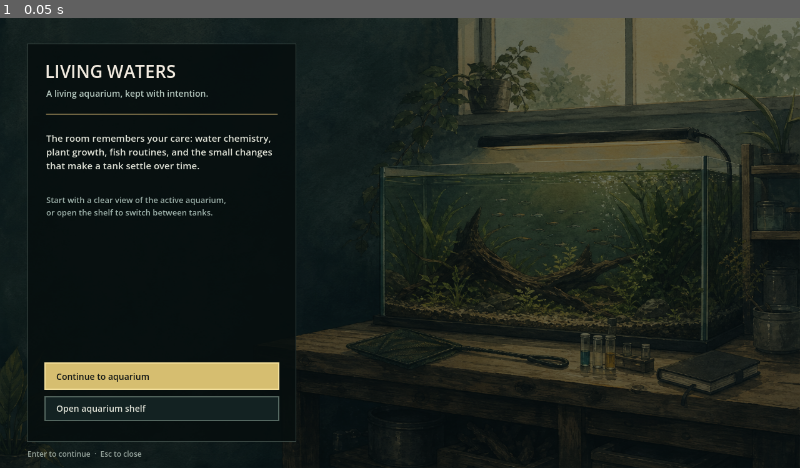
Above: before the commit, frame 1.
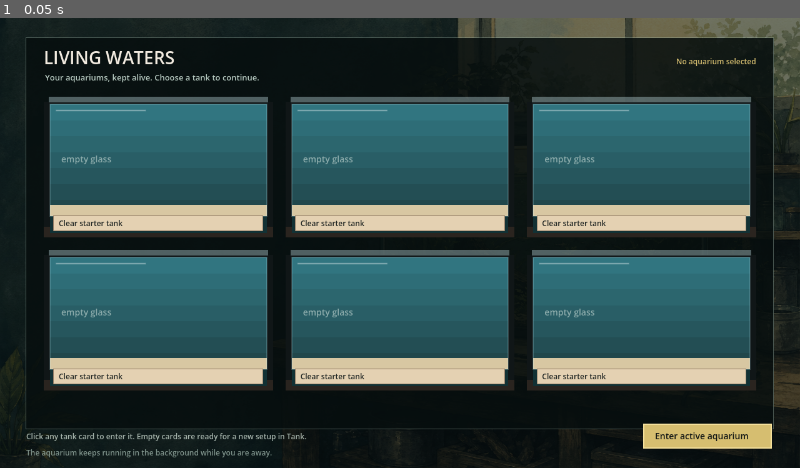
Above: after the commit, the same moment.

Repository: EgeDorukDeveci/living-waters
Game: Godot game, scene res://scenes/main.tscn
The game is run twice, just before and just after one commit, with the same random seed, the same clock (stepped at 60 frames per second) and the same inputs.
Inputs:
- Up to frame 1 (0.05 s): no input

The runs differ from the first frame. In frame 1, 60% of the frame differs, in the area x 3-97%, y 4-98%.

Commit message:
Make aquarium shelf the landing screen

Diff:
--- a/scripts/Main.gd
+++ b/scripts/Main.gd
@@ -53,11 +53,8 @@
 var opening_background_texture: Texture2D
 var time_accum := 0.0
 var opening_screen := true
-var opening_shelf_view := false
 var opening_cards: Array[Dictionary] = []
 var opening_enter_rect := Rect2()
-var opening_shelf_rect := Rect2()
-var opening_back_rect := Rect2()
 
 var side_panel: PanelContainer
 var panel: VBoxContainer
@@ -147,9 +144,8 @@
 	if what == NOTIFICATION_RESIZED:
 		_layout_ui()
 
-func _set_opening_mode(enabled: bool, shelf_view: bool = false) -> void:
+func _set_opening_mode(enabled: bool) -> void:
 	opening_screen = enabled
-	opening_shelf_view = shelf_view if enabled else false
 	if title_label:
 		title_label.visible = not enabled
 	if status_label:
@@ -163,24 +159,14 @@
 	queue_redraw()
 
 func _handle_opening_click(mouse: Vector2) -> void:
-	if opening_shelf_view:
-		for card in opening_cards:
-			var rect: Rect2 = card.get("rect", Rect2())
-			if rect.has_point(mouse):
-				var aquarium_id := str(card.get("id", ""))
-				if aquarium_id != "":
-					_write_command({"action": "select_aquarium", "aquarium_id": aquarium_id})
-					_set_opening_mode(false)
-					return
-		if opening_back_rect.has_point(mouse):
-			_set_opening_mode(true)
-			return
-		if opening_enter_rect.has_point(mouse):
-			_set_opening_mode(false)
-		return
-	if opening_shelf_rect.has_point(mouse):
-		_set_opening_mode(true, true)
-		return
+	for card in opening_cards:
+		var rect: Rect2 = card.get("rect", Rect2())
+		if rect.has_point(mouse):
+			var aquarium_id := str(card.get("id", ""))
+			if aquarium_id != "":
+				_write_command({"action": "select_aquarium", "aquarium_id": aquarium_id})
+				_set_opening_mode(false)
+				return
 	if opening_enter_rect.has_point(mouse):
 		_set_opening_mode(false)
 
@@ -189,10 +175,7 @@
 		if event is InputEventMouseButton and event.button_index == MOUSE_BUTTON_LEFT and event.pressed:
 			_handle_opening_click(event.position)
 		elif event is InputEventKey and event.pressed and event.keycode in [KEY_ENTER, KEY_SPACE, KEY_ESCAPE]:
-			if opening_shelf_view:
-				_set_opening_mode(true)
-			else:
-				_set_opening_mode(false)
+			_set_opening_mode(false)
 		return
 	if notebook_open and event is InputEventKey and event.pressed and event.keycode == KEY_ESCAPE:
 		_toggle_notebook(false)
@@ -362,10 +345,7 @@
 	_draw_front_glass()
 
 func _draw_opening_screen() -> void:
-	if opening_shelf_view:
-		_draw_opening_shelf()
-	else:
-		_draw_opening_welcome()
+	_draw_opening_shelf()
 
 func _draw_opening_backdrop() -> void:
 	if opening_background_texture:
@@ -374,47 +354,27 @@
 		draw_rect(Rect2(Vector2.ZERO, size), Color("#0a1111"), true)
 	draw_rect(Rect2(Vector2.ZERO, size), Color(0.02, 0.05, 0.05, 0.42), true)
 
-func _draw_opening_welcome() -> void:
-	opening_cards.clear()
-	opening_enter_rect = Rect2()
-	opening_shelf_rect = Rect2()
-	opening_back_rect = Rect2()
-	var font := get_theme_default_font()
-	_draw_opening_backdrop()
-	var panel_rect := Rect2(Vector2(44, 42), Vector2(min(430.0, size.x * 0.38), size.y - 84.0))
-	draw_rect(panel_rect, Color(0.025, 0.055, 0.055, 0.88), true)
-	draw_rect(panel_rect, Color(0.72, 0.82, 0.76, 0.30), false, 1.0)
-	draw_string(font, panel_rect.position + Vector2(28, 54), "LIVING WATERS", HORIZONTAL_ALIGNMENT_LEFT, -1, 28, Color("#f1eadf"))
-	draw_string(font, panel_rect.position + Vector2(30, 84), "A living aquarium, kept with intention.", HORIZONTAL_ALIGNMENT_LEFT, -1, 14, Color("#b8cbc2"))
-	draw_line(panel_rect.position + Vector2(30, 112), panel_rect.position + Vector2(panel_rect.size.x - 30, 112), Color("#b69d64"), 1.0, true)
-	draw_string(font, panel_rect.position + Vector2(30, 156), "The room remembers your care: water chemistry,", HORIZONTAL_ALIGNMENT_LEFT, -1, 15, Color("#e1e3d8"))
-	draw_string(font, panel_rect.position + Vector2(30, 178), "plant growth, fish routines, and the small changes", HORIZONTAL_ALIGNMENT_LEFT, -1, 15, Color("#e1e3d8"))
-	draw_string(font, panel_rect.position + Vector2(30, 200), "that make a tank settle over time.", HORIZONTAL_ALIGNMENT_LEFT, -1, 15, Color("#e1e3d8"))
-	draw_string(font, panel_rect.position + Vector2(30, 254), "Start with a clear view of the active aquarium,", HORIZONTAL_ALIGNMENT_LEFT, -1, 13, Color("#9db1aa"))
-	draw_string(font, panel_rect.position + Vector2(30, 274), "or open the shelf to switch between tanks.", HORIZONTAL_ALIGNMENT_LEFT, -1, 13, Color("#9db1aa"))
-	opening_enter_rect = Rect2(panel_rect.position + Vector2(28, panel_rect.size.y - 126), Vector2(panel_rect.size.x - 56, 42))
-	_draw_opening_button(opening_enter_rect, "Continue to aquarium", true)
-	opening_shelf_rect = Rect2(panel_rect.position + Vector2(28, panel_rect.size.y - 72), Vector2(panel_rect.size.x - 56, 38))
-	_draw_opening_button(opening_shelf_rect, "Open aquarium shelf", false)
-	draw_string(font, Vector2(44, size.y - 18), "Enter to continue  ·  Esc to close", HORIZONTAL_ALIGNMENT_LEFT, -1, 12, Color(0.82, 0.88, 0.84, 0.70))
-
 func _draw_opening_shelf() -> void:
 	opening_cards.clear()
 	opening_enter_rect = Rect2()
-	opening_shelf_rect = Rect2()
-	opening_back_rect = Rect2()
 	var font := get_theme_default_font()
 	_draw_opening_backdrop()
-	var shelf_rect := Rect2(Vector2(34, 30), Vector2(min(800.0, size.x * 0.62), size.y - 60.0))
-	draw_rect(shelf_rect, Color(0.025, 0.055, 0.055, 0.86), true)
-	draw_rect(shelf_rect, Color(0.72, 0.82, 0.76, 0.30), false, 1.0)
-	draw_string(font, shelf_rect.position + Vector2(26, 42), "AQUARIUM SHELF", HORIZONTAL_ALIGNMENT_LEFT, -1, 24, Color("#f1eadf"))
-	draw_string(font, shelf_rect.position + Vector2(28, 68), "Choose a living system to enter. The background caretaker keeps each one moving.", HORIZONTAL_ALIGNMENT_LEFT, -1, 12, Color("#b8cbc2"))
-	var rack := Rect2(shelf_rect.position + Vector2(22, 96), Vector2(shelf_rect.size.x - 44, shelf_rect.size.y - 166))
+	var shelf_rect := Rect2(Vector2(42, 32), size - Vector2(84, 94))
+	draw_rect(shelf_rect, Color(0.025, 0.055, 0.055, 0.84), true)
+	draw_rect(shelf_rect, Color(0.72, 0.82, 0.76, 0.38), false, 1.0)
+	draw_string(font, shelf_rect.position + Vector2(28, 42), "LIVING WATERS", HORIZONTAL_ALIGNMENT_LEFT, -1, 28, Color("#f1eadf"))
+	draw_string(font, shelf_rect.position + Vector2(30, 68), "Your aquariums, kept alive. Choose a tank to continue.", HORIZONTAL_ALIGNMENT_LEFT, -1, 13, Color("#b8cbc2"))
+	var active_label := "No aquarium selected"
+	for item in aquarium_index.get("aquariums", []):
+		if str(item.get("id", "")) == _active_aquarium_id():
+			active_label = "Active now · %s" % str(item.get("name", "Aquarium"))
+			break
+	draw_string(font, shelf_rect.position + Vector2(shelf_rect.size.x - 270, 42), active_label, HORIZONTAL_ALIGNMENT_RIGHT, 242, 12, Color("#d6be70"))
+	var rack := Rect2(shelf_rect.position + Vector2(28, 94), Vector2(shelf_rect.size.x - 56, shelf_rect.size.y - 156))
 	var items: Array = aquarium_index.get("aquariums", [])
-	var cols := 2 if size.x < 1100.0 else 3
-	var rows := 2
-	var gap := 18.0
+	var cols := 2 if size.x < 1050.0 else 3
+	var rows := maxi(2, ceili(float(maxi(items.size(), 1)) / float(cols)))
+	var gap := 20.0
 	var card_w := (rack.size.x - gap * float(cols - 1)) / float(cols)
 	var card_h := (rack.size.y - gap * float(rows - 1)) / float(rows)
 	for index in range(cols * rows):
@@ -425,11 +385,10 @@
 		if index < items.size() and typeof(items[index]) == TYPE_DICTIONARY:
 			item = items[index]
 		_draw_opening_tank_card(rect, item, index)
-	opening_back_rect = Rect2(shelf_rect.position + Vector2(24, shelf_rect.size.y - 50), Vector2(124, 34))
-	_draw_opening_button(opening_back_rect, "Back", false)
-	opening_enter_rect = Rect2(shelf_rect.end - Vector2(202, 50), Vector2(178, 34))
-	_draw_opening_button(opening_enter_rect, "Enter aquarium", true)
-	draw_string(font, Vector2(shelf_rect.position.x, size.y - 14), "Click a tank card to select it  ·  Empty cards become new tanks in Tank", HORIZONTAL_ALIGNMENT_LEFT, -1, 12, Color(0.82, 0.88, 0.84, 0.70))
+	opening_enter_rect = Rect2(Vector2(size.x - 250, size.y - 70), Vector2(204, 38))
+	_draw_opening_button(opening_enter_rect, "Enter active aquarium", true)
+	draw_string(font, Vector2(42, size.y - 46), "Click any tank card to enter it. Empty cards are ready for a new setup in Tank.", HORIZONTAL_ALIGNMENT_LEFT, -1, 12, Color(0.82, 0.88, 0.84, 0.78))
+	draw_string(font, Vector2(42, size.y - 20), "The aquarium keeps running in the background while you are away.", HORIZONTAL_ALIGNMENT_LEFT, -1, 12, Color(0.64, 0.73, 0.69, 0.75))
 
 func _draw_opening_button(rect: Rect2, label: String, primary: bool) -> void:
 	var fill := Color("#d6be70") if primary else Color(0.08, 0.14, 0.14, 0.92)
@@ -776,7 +735,7 @@
 	aquarium_shelf_button.text = "Aquarium shelf"
 	aquarium_shelf_button.custom_minimum_size = Vector2(322, 34)
 	_style_button(aquarium_shelf_button, "primary")
-	aquarium_shelf_button.pressed.connect(func(): _set_opening_mode(true, true))
+	aquarium_shelf_button.pressed.connect(func(): _set_opening_mode(true))
 	header.add_child(aquarium_shelf_button)
 
 	var tabs := TabContainer.new()
@@ -1322,8 +1281,8 @@
 	notebook_right_page_label = right_page.get_node("PageBox/PageNumber") as Label
 	notebook_left_sketch = left_page.get_node("PageBox/PageSketch") as TextureRect
 	notebook_right_sketch = right_page.get_node("PageBox/PageSketch") as TextureRect
-	research_label = left_page.get_node("PageBox/PageScroll/PageText") as Label
-	notebook_right_label = right_page.get_node("PageBox/PageScroll/PageText") as Label
+	research_label = left_page.get_node("PageBox/PageScroll/PageContent/PageText") as Label
+	notebook_right_label = right_page.get_node("PageBox/PageScroll/PageContent/PageText") as Label
 
 	var controls := HBoxContainer.new()
 	controls.alignment = BoxContainer.ALIGNMENT_CENTER
@@ -1377,18 +1336,27 @@
 	scroll.size_flags_horizontal = Control.SIZE_EXPAND_FILL
 	scroll.size_flags_vertical = Control.SIZE_EXPAND_FILL
 	page_box.add_child(scroll)
+	var page_content := VBoxContainer.new()
+	page_content.name = "PageContent"
+	page_content.add_theme_constant_override("separation", 12)
+	page_content.size_flags_horizontal = Control.SIZE_EXPAND_FILL
+	page_content.size_flags_vertical = Control.SIZE_EXPAND_FILL
+	scroll.add_child(page_content)
 	var text := _make_label("", 15, Color("#2d2418"), true)
 	text.name = "PageText"
 	text.add_theme_constant_override("line_spacing", 4)
 	text.size_flags_horizontal = Control.SIZE_EXPAND_FILL
-	scroll.add_child(text)
+	text.size_flags_vertical = Control.SIZE_SHRINK_BEGIN
+	page_content.add_child(text)
 	var sketch := TextureRect.new()
 	sketch.name = "PageSketch"
-	sketch.custom_minimum_size = Vector2(0, 210)
+	sketch.custom_minimum_size = Vector2(0, 112)
+	sketch.size_flags_horizontal = Control.SIZE_EXPAND_FILL
+	sketch.size_flags_vertical = Control.SIZE_EXPAND_FILL
 	sketch.expand_mode = TextureRect.EXPAND_IGNORE_SIZE
 	sketch.stretch_mode = TextureRect.STRETCH_KEEP_ASPECT_CENTERED
 	sketch.modulate = Color(0.25, 0.20, 0.14, 0.90)
-	page_box.add_child(sketch)
+	page_content.add_child(sketch)
 	return page
 
 func _layout_ui() -> void:
@@ -2114,11 +2082,11 @@
 	if notebook_left_sketch:
 		var left_key := notebook_page_sketches[left_index] if left_index < notebook_page_sketches.size() else "cycle"
 		notebook_left_sketch.texture = journal_sketch_textures.get(left_key, null)
-		notebook_left_sketch.visible = notebook_left_sketch.texture != null
+		_layout_notebook_sketch(notebook_left_sketch, str(notebook_pages[left_index]) if left_index < notebook_pages.size() else "")
 	if notebook_right_sketch:
 		var right_key := notebook_page_sketches[right_index] if right_index < notebook_page_sketches.size() else "cycle"
 		notebook_right_sketch.texture = journal_sketch_textures.get(right_key, null) if right_index < notebook_pages.size() else null
-		notebook_right_sketch.visible = notebook_right_sketch.texture != null
+		_layout_notebook_sketch(notebook_right_sketch, str(notebook_pages[right_index]) if right_index < notebook_pages.size() else "")
 	if notebook_left_page_label:
 		notebook_left_page_label.text = "Page %d of %d  ·  %s" % [left_index + 1, notebook_pages.size(), notebook_page_titles[left_index]]
 	if notebook_right_page_label:
@@ -2132,12 +2100,23 @@
 		if target_page >= 0:
 			notebook_index_select.select(target_page)
 	if reset_scroll:
-		var left_scroll: ScrollContainer = research_label.get_parent() as ScrollContainer if research_label else null
-		var right_scroll: ScrollContainer = notebook_right_label.get_parent() as ScrollContainer if notebook_right_label else null
+		var left_scroll: ScrollContainer = research_label.get_parent().get_parent() as ScrollContainer if research_label else null
+		var right_scroll: ScrollContainer = notebook_right_label.get_parent().get_parent() as ScrollContainer if notebook_right_label else null
 		if left_scroll:
 			left_scroll.scroll_vertical = 0
 		if right_scroll:
 			right_scroll.scroll_vertical = 0
+
+func _layout_notebook_sketch(sketch: TextureRect, page_text: String) -> void:
+	if sketch.texture == null:
+		sketch.visible = false
+		sketch.custom_minimum_size = Vector2.ZERO
+		return
+	sketch.visible = true
+	# Short entries get more of the remaining page, while dense entries keep
+	# a readable sketch without forcing the text itself out of view.
+	var preferred_height := clampf(300.0 - float(page_text.length()) * 0.16, 112.0, 292.0)
+	sketch.custom_minimum_size = Vector2(0, preferred_height)
 
 func _journal_sketch_key(title: String, selected_species_id: String) -> String:
 	var upper := title.to_upper()
